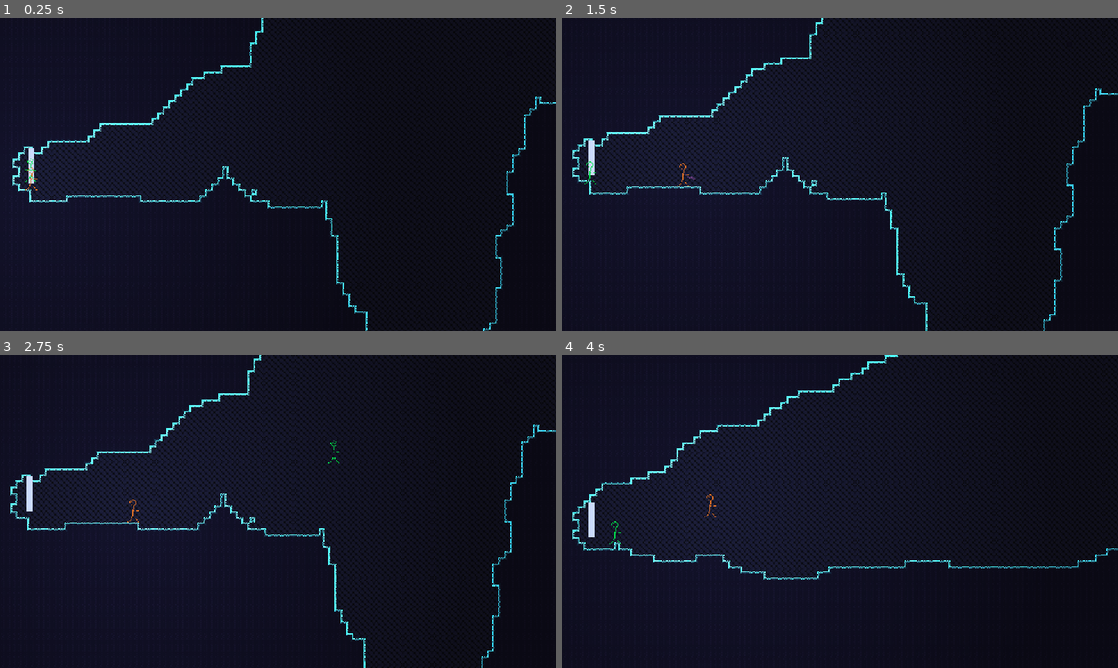
Above: before the commit, frames 1-4 (two rows, left to right).
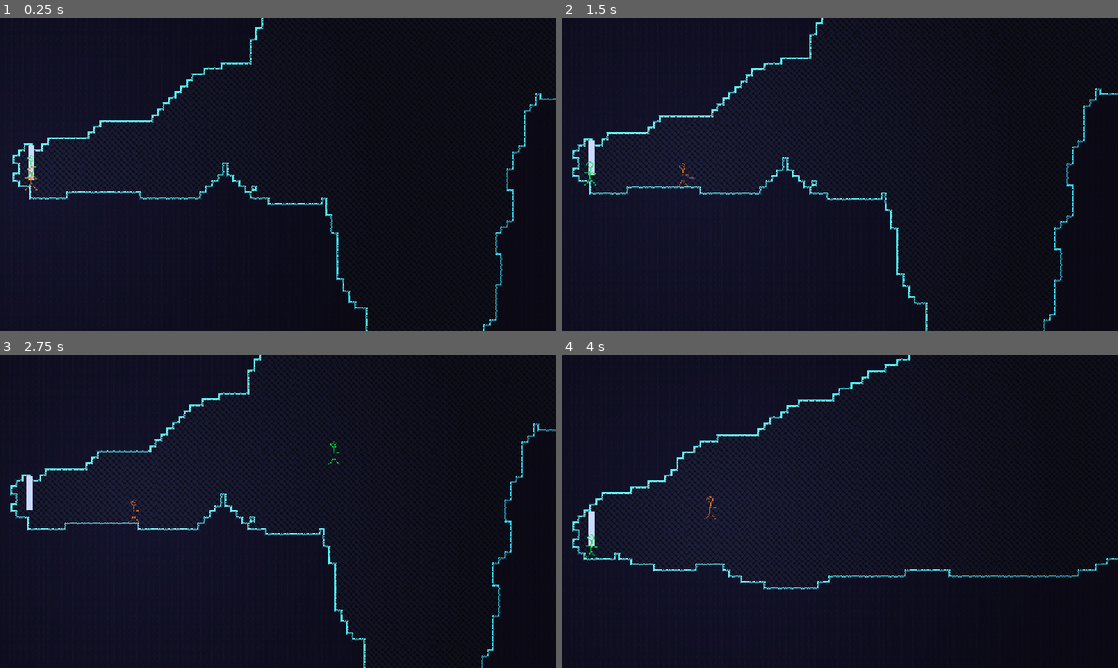
Above: after the commit, the same moments.

Repository: henreedev/exponential-climb
Game: Godot game, scene res://scenes/game.tscn
Two runs of this game, one before a commit and one after it. Both use one fixed random seed, a clock stepped at 60 frames per second and the inputs below. The engine's default icon, where the game draws it, is replaced by a stand-in: a white triangle on a blue panel in a dark square.
Inputs (mouse positions are in pixels of both pictures, inside the frame that each line leads up to):
- Up to frame 1 (0.25 s): no input
- Up to frame 2 (1.5 s): move the mouse to (962, 158) at 0.52 s; hold Space (jump) 0.53-1.28 s; hold D (move_right) from 0.53 s (still down); move the mouse to (728, 190) at 1.27 s; click (728, 190) at 1.35 s
- Up to frame 3 (2.75 s): tap Space (jump) at 1.52, 1.55, 1.82 s; move the mouse to (333, 442) at 2.02 s; release D (move_right) at 2.03 s; hold A (move_left) from 2.03 s (still down); hold Space (jump) from 2.03 s (still down); tap Middle mouse button (teleport_enemy) at 2.1 s
- Up to frame 4 (4 s): move the mouse to (812, 574) at 2.77 s; release A (move_left) at 2.78 s; release Space (jump) at 2.78 s; hold D (move_right) from 2.78 s (still down); tap R (test_generate_new_room) at 2.85 s; tap Space (jump) at 3.02, 3.05, 3.32 s; move the mouse to (1006, 558) at 3.52 s; hold Space (jump) from 3.53 s (still down); right-click (1006, 558) at 3.6 s

The runs differ from the first frame. In frame 1, 6.2% of the frame differs, in the area x 2-100%, y 0-100%; in frame 2, less than 0.1%; in frame 3, 3.6%; in frame 4, 14%, in the area x 1-100%, y 0-75%.

Commit message:
add jump floatiness at top of arc

Diff:
--- a/scripts/player/player.gd
+++ b/scripts/player/player.gd
@@ -83,8 +83,8 @@
 const DEFAULT_JUMP_STRENGTH := 350.0
 ## If velocity's y value is within this distance to 0, gravity is reduced.
 ## Gives a floatier top arc of jumps.
-const HALF_GRAV_Y_SPEED := 30.0
-const HALF_GRAV_MOD := 0.5
+const HALF_GRAV_Y_SPEED := 15.0
+const HALF_GRAV_MOD := 0.4
 
 ## Horizontal accel is multiplied by this while airborne.
 const AIR_ACCEL_MOD := 0.5
@@ -289,7 +289,6 @@
 #endregion Reimplementing basic physics
 
 func _physics_process(delta: float) -> void:
-	print(physics_ratio)
 	# Ensure velocity does not grow while at a visible standstill
 	if get_real_velocity().length_squared() < 0.005:
 		velocity = get_real_velocity()
@@ -315,7 +314,8 @@
 
 	# Fall.
 	var grav = gravity.value()
-	if abs(velocity.y) < HALF_GRAV_Y_SPEED:
+	# Lower gravity near the top of jumps if holding jump button
+	if Input.is_action_pressed("jump") and abs(velocity.y) < HALF_GRAV_Y_SPEED:
 		grav *= HALF_GRAV_MOD
 	platforming_velocity.y = minf(TERMINAL_VELOCITY, platforming_velocity.y + grav * delta)
 	physics_velocity.y = minf(TERMINAL_VELOCITY, physics_velocity.y + grav * delta)
--- a/scripts/weapons/grapple_hook/grapple_hook.gd
+++ b/scripts/weapons/grapple_hook/grapple_hook.gd
@@ -7,8 +7,8 @@
 var attached := false
 var retracting := false
 
-const GRAPPLING_GRAVITY := 0.42
-const POST_GRAPPLE_GRAVITY := 0.65
+const GRAPPLING_GRAVITY := 0.6
+const POST_GRAPPLE_GRAVITY := 0.8
 var grappling_gravity_mod : Mod
 var post_grapple_gravity_mod : Mod
 
